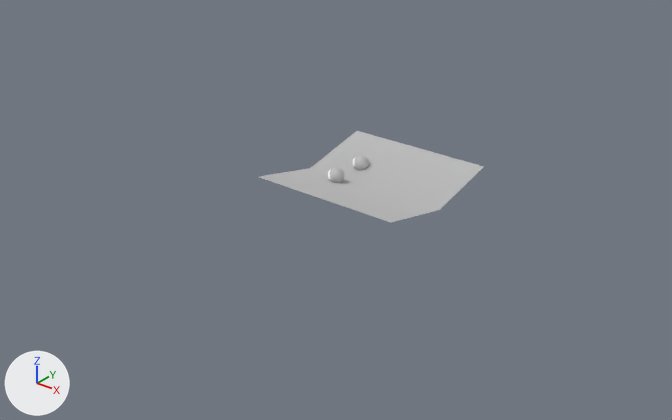
Two versions of the FBX model Assets/_Models/Mesh_Papier.fbx, one commit apart.
Camera for both pictures: a 50 mm lens placed at (0.0313, -0.0426, 0.0241), pointed at (-0.0012, -0.002, -0.0011). Every picture has the same lights, and +X, +Y and +Z are marked at lower left.
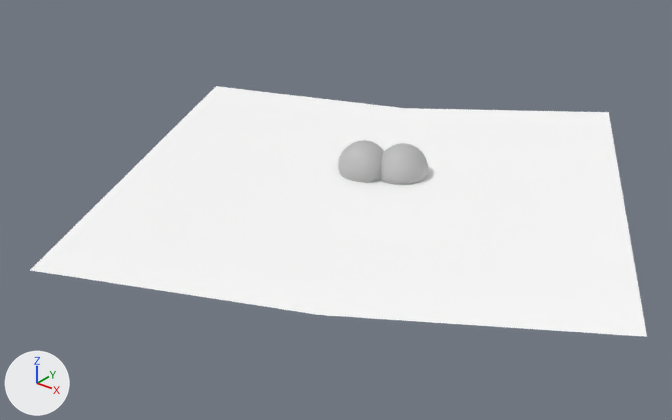
ob_mesh_papier is not drawn itself; it is the parent of ob_r_eye1, ob_r_eye2, ob_pplane1.

What differs and where, as boxes [x1, y1, x2, y2] in the pictures (672 x 420 px):
'pPlane1', recoloured, turned, rescaled (grey to white): before [258, 131, 484, 223]; after [30, 86, 647, 337]
'r_eye1', turned: before [352, 155, 369, 170]; after [380, 143, 428, 185]
'r_eye2', turned: before [328, 167, 345, 183]; after [338, 140, 384, 183]

The change in detail:
Material 'papier' (mat_papier) changes colour from grey #bcbcbc to white #ffffff; in linear values from (0.5, 0.5, 0.5) to (1.0, 1.0, 1.0).
Object 'Mesh_Papier' (ob_mesh_papier) turns from (90, 0, 0) to (90, 0, -63) degrees about x, y and z.
Object 'pPlane1' (ob_pplane1) is rescaled from (1.0, 4.42, 1.0) to (3.0, 3.0, 3.0).
